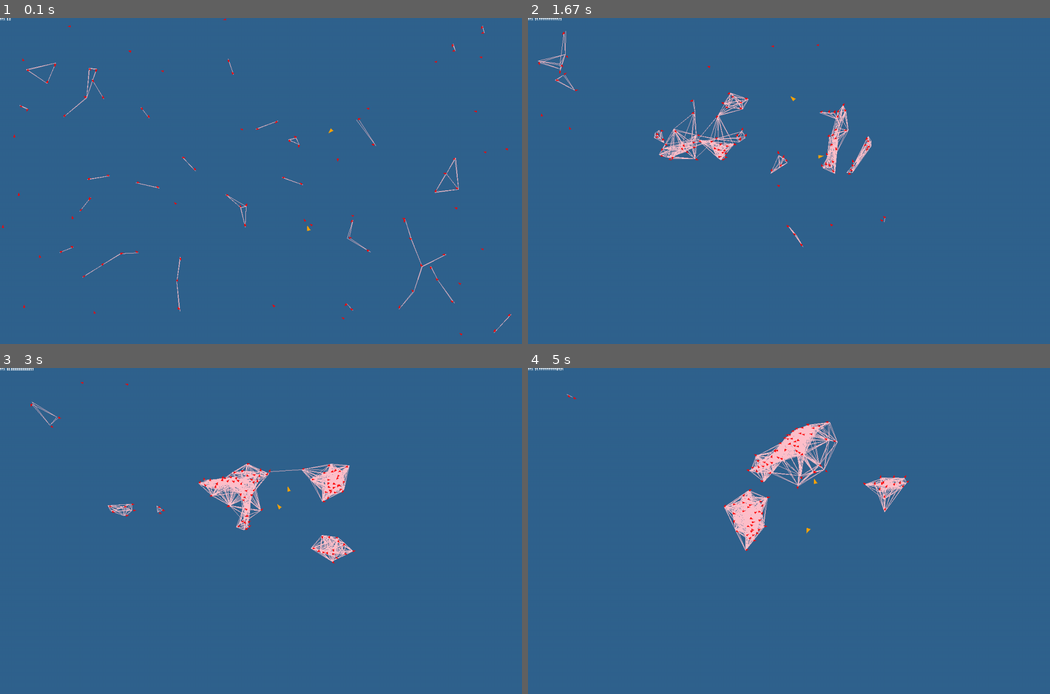
Above: before the commit, frames 1-4 (two rows, left to right).
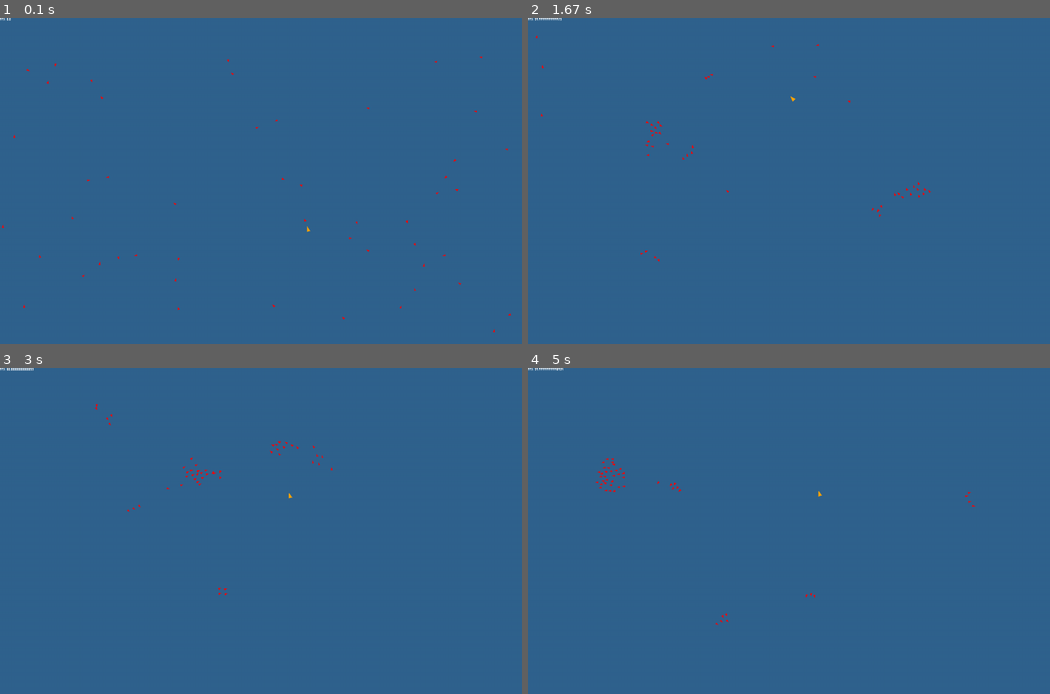
Above: after the commit, the same moments.

Repository: towella/boid-flocking
Game: pygame game, started from code/main.py
Same seed, same stepped clock (60 frames per second), same inputs: the game is played once before the commit and once after it.
Inputs:
- Up to frame 1 (0.1 s): no input
- Up to frame 2 (1.67 s): no input
- Up to frame 3 (3 s): no input
- Up to frame 4 (5 s): no input

The runs differ from the first frame. In frame 1, 0.9% of the frame differs, in the area x 2-98%, y 0-98%; in frame 2, 2.2%; in frame 3, 2.5%; in frame 4, 3.0%, in the area x 7-86%, y 8-79%.

Commit message:
Tweaking of Values and Minor Changes

Diff:
--- a/code/boids.py
+++ b/code/boids.py
@@ -37,16 +37,17 @@
         self.new_wind = [0.0, 0.0]  # wind for next transition
 
     def update(self):
-        self.wind_change -= 1
-        # lerp wind to new wind if in transitional period
-        if -self.wind_transition <= self.wind_change < 0 and self.use_wind:
-            self.wind[0] = lerp1D(self.wind[0], self.new_wind[0], abs(self.wind_change) / self.wind_transition)
-            self.wind[1] = lerp1D(self.wind[1], self.new_wind[1], abs(self.wind_change) / self.wind_transition)
-        # set new wind for next transition if transition is completed
-        elif self.wind_change < -self.wind_transition and self.use_wind:
-            self.new_wind[0] = randint(-self.max_wind * 100, self.max_wind * 100) / 100
-            self.new_wind[1] = randint(-self.max_wind * 100, self.max_wind * 100) / 100
-            self.wind_change = randint(self.min_wind_change, self.max_wind_change)
+        if self.use_wind:
+            self.wind_change -= 1
+            # lerp wind to new wind if in transitional period
+            if -self.wind_transition <= self.wind_change < 0:
+                self.wind[0] = lerp1D(self.wind[0], self.new_wind[0], abs(self.wind_change) / self.wind_transition)
+                self.wind[1] = lerp1D(self.wind[1], self.new_wind[1], abs(self.wind_change) / self.wind_transition)
+            # set new wind for next transition if transition is completed
+            elif self.wind_change < -self.wind_transition:
+                self.new_wind[0] = randint(-self.max_wind * 100, self.max_wind * 100) / 100
+                self.new_wind[1] = randint(-self.max_wind * 100, self.max_wind * 100) / 100
+                self.wind_change = randint(self.min_wind_change, self.max_wind_change)
 
         # update predator
         if self.use_predator:
@@ -123,9 +124,9 @@
         self.visual_r = 80  # 50 distance boid can see other boids  MUST BE LESS THAN CHUNK SIZE
 
         self.turn_factor = 0.1   # 0.1 or 0.05 amount boid turns (multiplier)
-        self.screen_margin = 500  # 200 margin from screen edge before turning
-
-        self.matching_factor = 0.02  # loose 0.02 or 0.05 tight, tend towards average velocity (multiplier)
+        self.screen_margin = 200  # 200 margin from screen edge before turning
+
+        self.matching_factor = 0.05  # loose 0.02 or 0.05 tight, tend towards average velocity (multiplier)
         self.centering_factor = 0.005  # 0.005 0.001 tend towards center of visual flock (multiplier)
         self.escape_factor = 0.2  # factor boids attempt to escape predator (multiplier)
 
@@ -171,8 +172,8 @@
                 avg_y_pos += bpos[1]
                 avg_x_vel += bvel[0]
                 avg_y_vel += bvel[1]
-                # TODO for testing -->
-                pygame.draw.line(self.surface, "pink", self.pos, bpos, 1)
+                # TODO for testing
+                # pygame.draw.line(self.surface, "pink", self.pos, bpos, 1)
 
         # - alignment and cohesion -
         if neighbours > 0:
@@ -202,16 +203,16 @@
         # - steer away from screen edges -
         # left margin
         if self.pos[0] < self.screen_margin:
-            self.vel[0] = self.vel[0] + self.turn_factor
+            self.vel[0] += self.turn_factor
         # right margin
         elif self.pos[0] > self.surface.get_width() - self.screen_margin:
-            self.vel[0] = self.vel[0] - self.turn_factor
+            self.vel[0] -= self.turn_factor
         # bottom margin
         if self.pos[1] > self.surface.get_height() - self.screen_margin:
-            self.vel[1] = self.vel[1] - self.turn_factor
+            self.vel[1] -= self.turn_factor
         # top margin
         elif self.pos[1] < self.screen_margin:
-            self.vel[1] = self.vel[1] + self.turn_factor
+            self.vel[1] += self.turn_factor
 
         # - set speed within bounds -
         speed = math.sqrt(self.vel[0]**2 + self.vel[1]**2)
@@ -312,16 +313,16 @@
         # - steer away from screen edges -
         # left margin
         if self.pos[0] < self.screen_margin:
-            self.vel[0] = self.vel[0] + self.turn_factor
+            self.vel[0] += self.turn_factor
         # right margin
         elif self.pos[0] > self.surface.get_width() - self.screen_margin:
-            self.vel[0] = self.vel[0] - self.turn_factor
+            self.vel[0] -= self.turn_factor
         # bottom margin
         if self.pos[1] > self.surface.get_height() - self.screen_margin:
-            self.vel[1] = self.vel[1] - self.turn_factor
+            self.vel[1] -= self.turn_factor
         # top margin
         elif self.pos[1] < self.screen_margin:
-            self.vel[1] = self.vel[1] + self.turn_factor
+            self.vel[1] += self.turn_factor
 
         # - set speed within bounds -
         speed = math.sqrt(self.vel[0] ** 2 + self.vel[1] ** 2)
--- a/code/level.py
+++ b/code/level.py
@@ -37,9 +37,9 @@
 
         # flock
         flock_size = 50
-        flocks = 2
+        flocks = 1
         use_predator = True
-        use_wind = True
+        use_wind = False
         self.flocks = [Flock(self.screen_surface, flock_size, use_predator, use_wind) for i in range(flocks)]
 
 # -- check methods --
--- a/code/main.py
+++ b/code/main.py
@@ -32,7 +32,7 @@
 screen_rect = screen.get_rect()  # used for camera scroll boundaries
 
 # caption and icon
-pygame.display.set_caption('Sample')
+pygame.display.set_caption('Boid Sim')
 pygame.display.set_icon(pygame.image.load(resource_path('../assets/icon/app_icon.png')))
 
 # get controller joysticks
